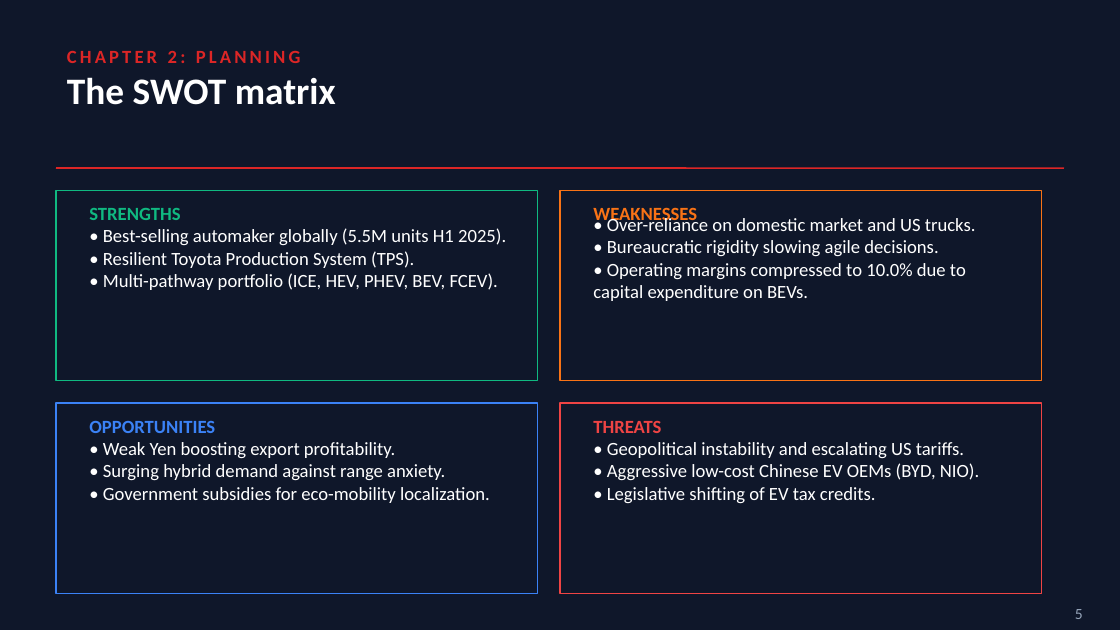
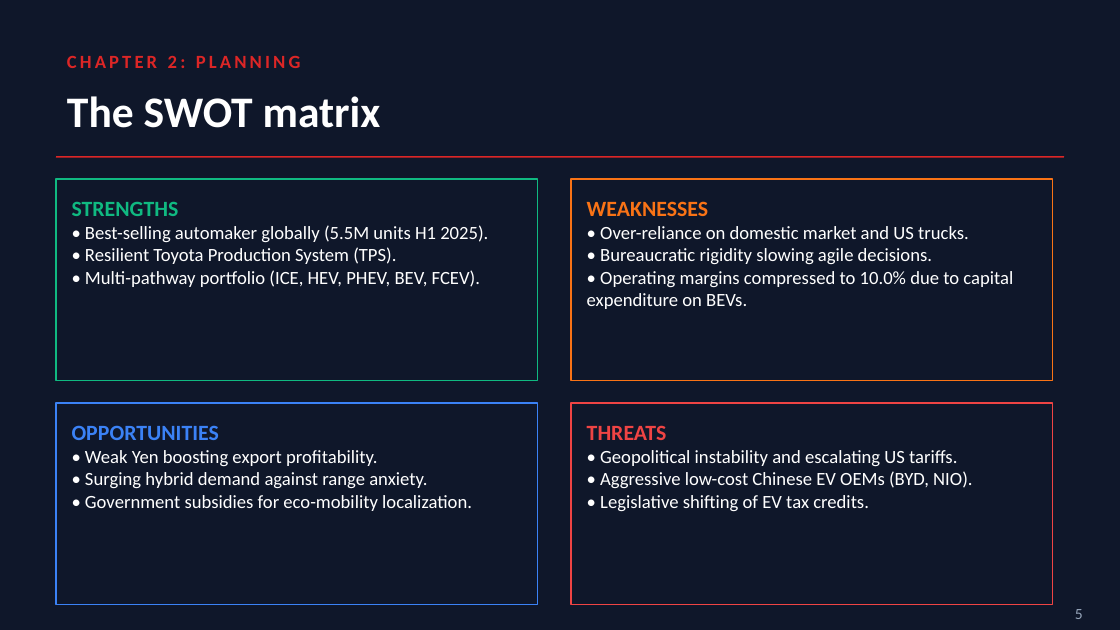
Before and after one commit to paymybills/EOMPresentation, a slide deck: slide 5 of EOM_Presentation.pptx. Drawn at 1120x630 pixels with LibreOffice and Linux fonts; fonts in the diff are those of the drawing. Boxes give left, top, right and bottom in pixels: in the first picture for what was removed or moved away, otherwise in the second. Text is boxed around its words. In the diff, an @@ line names an element or a change of style, - is before the commit and + after.

```diff
--- a/EOM_Presentation.pptx
+++ b/EOM_Presentation.pptx
@@ text "The SWOT matrix": place and size @@
-text "The SWOT matrix" at [67,77,336,105]
+text "The SWOT matrix" at [67,96,381,128]
@@ text "The SWOT matrix" at [67,96,381,128]: size 24 to 28 pt; vertical alignment middle to top @@
@@ rectangle: place and size @@
-rectangle at [56,190,538,381]
+rectangle at [56,179,538,381]
@@ line moved from (56, 168) - (1064, 168) to (56, 157) - (1064, 157) @@
@@ text "STRENGTHS • Best-selling automaker globally ...": place and size @@
-text "STRENGTHS • Best-selling automaker globally ..." at [103,228,506,290]
+text "STRENGTHS • Best-selling automaker globally ..." at [72,201,488,287]
@@ text "WEAKNESSES • Over-reliance on domestic ...": place and size @@
-text "WEAKNESSES • Over-reliance on domestic ..." at [593,216,976,301]
+text "WEAKNESSES • Over-reliance on domestic ..." at [587,201,1013,309]
@@ rectangle: place and size @@
-rectangle at [560,190,1042,381]
+rectangle at [571,179,1053,381]
@@ text at [72,201,488,243]: text changed @@
-• Best-selling automaker globally (5.5M units H1 2025).
+STRENGTHS
+• Best-selling automaker globally (5.5M units H1 2025).
@@ text removed at [89,208,180,220] @@
-STRENGTHS
@@ text at [587,201,969,239]: text changed @@
-• Over-reliance on domestic market and US trucks.
+WEAKNESSES
+• Over-reliance on domestic market and US trucks.
@@ text removed at [593,207,697,225] @@
-WEAKNESSES
@@ vertical alignment middle to top in 5 elements at [67,56,301,68], [587,201,1013,309], [72,201,488,287], [587,425,972,512], [72,425,472,511] @@
@@ text "OPPORTUNITIES • Weak Yen boosting ...": place and size @@
-text "OPPORTUNITIES • Weak Yen boosting ..." at [103,442,490,503]
+text "OPPORTUNITIES • Weak Yen boosting ..." at [72,425,472,511]
@@ rectangle: place and size @@
-rectangle at [56,403,538,594]
+rectangle at [56,403,538,605]
@@ text "THREATS • Geopolitical instability and ...": place and size @@
-text "THREATS • Geopolitical instability and ..." at [607,442,979,504]
+text "THREATS • Geopolitical instability and ..." at [587,425,972,512]
@@ rectangle: place and size @@
-rectangle at [560,403,1042,594]
+rectangle at [571,403,1053,605]
@@ text at [72,425,377,466]: text changed @@
-• Weak Yen boosting export profitability.
+OPPORTUNITIES
+• Weak Yen boosting export profitability.
@@ text removed at [89,421,215,433] @@
-OPPORTUNITIES
@@ text at [587,425,957,467]: text changed @@
-• Geopolitical instability and escalating US tariffs.
+THREATS
+• Geopolitical instability and escalating US tariffs.
@@ text removed at [593,420,661,433] @@
-THREATS
```
Also in this commit, not shown: 16 other slides changed, 1 other file.
